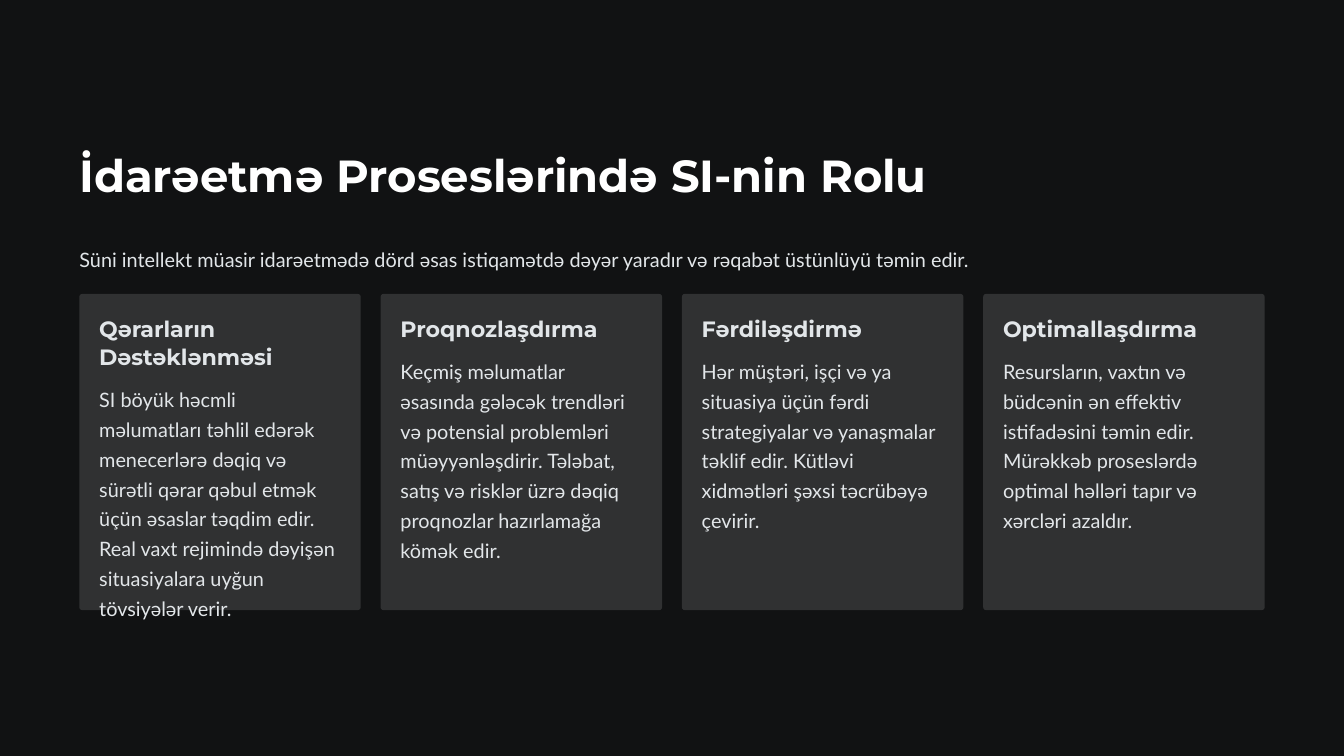
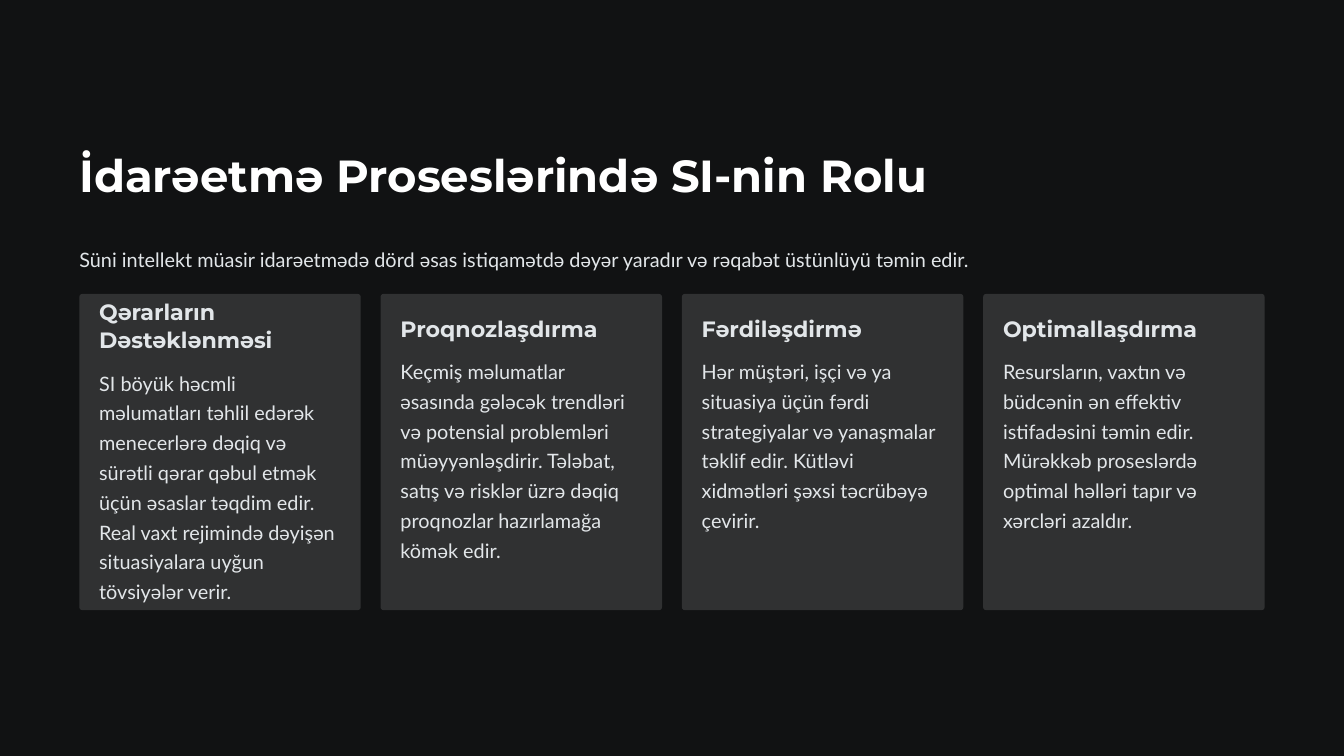
Before and after one commit to oiskenderov/ai-management-course, a slide deck: slide 7 of Seperated/Presentations/L1v2-Suni-Intellekt-Idareetme-Aleti-Kimi.pptx. Drawn at 1344x756 pixels with LibreOffice and Linux fonts; fonts in the diff are those of the drawing. Boxes give left, top, right and bottom in pixels: in the first picture for what was removed or moved away, otherwise in the second. Text is boxed around its words. In the diff, an @@ line names an element or a change of style, - is before the commit and + after.

```diff
--- a/Seperated/Presentations/L1v2-Suni-Intellekt-Idareetme-Aleti-Kimi.pptx
+++ b/Seperated/Presentations/L1v2-Suni-Intellekt-Idareetme-Aleti-Kimi.pptx
@@ text "Qərarların Dəstəklənməsi": place and size @@
-text "Qərarların Dəstəklənməsi" at (99,320,272,365)
+text "Qərarların Dəstəklənməsi" at (99,303,272,348)
@@ text "SI böyük həcmli məlumatları təhlil ...": place and size @@
-text "SI böyük həcmli məlumatları təhlil ..." at (99,392,334,590)
+text "SI böyük həcmli məlumatları təhlil ..." at (99,376,334,573)
```
Also in this commit, not shown: 4 other slides changed, 3 other files.
